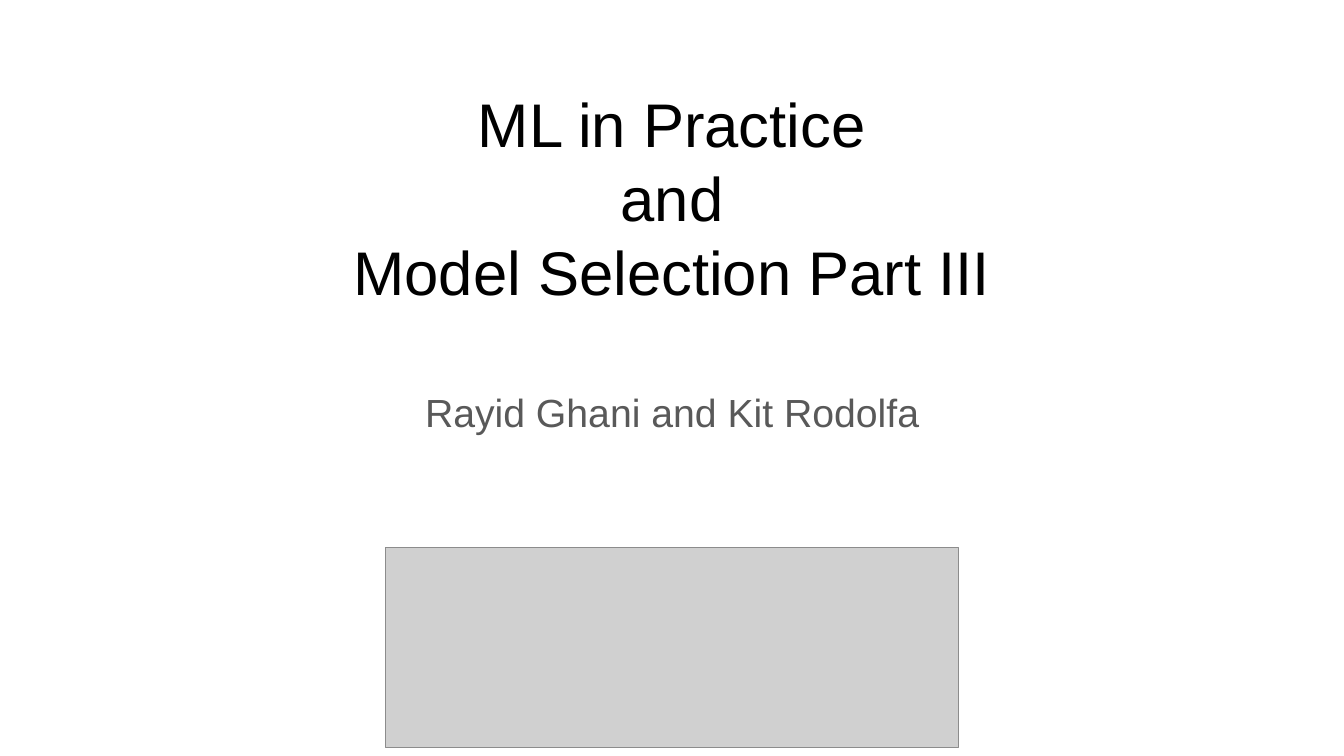
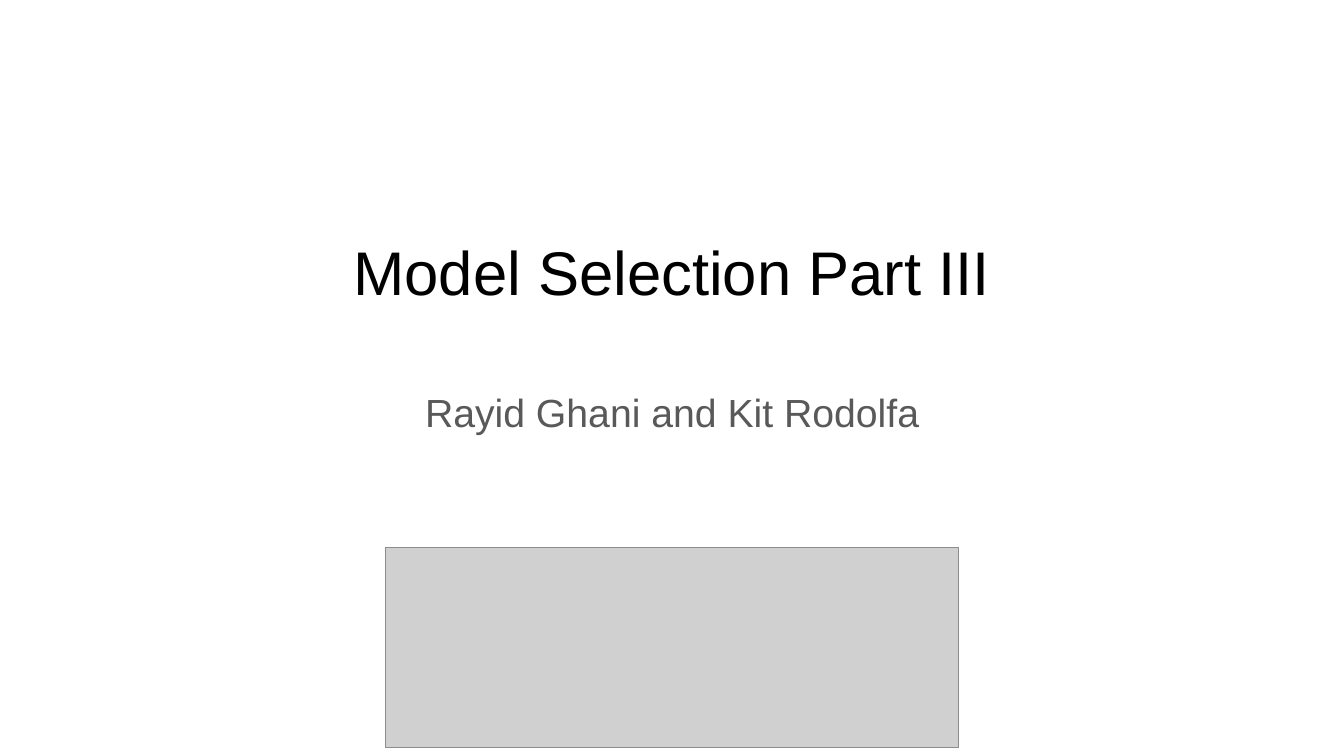
Before and after one commit to dssg/mlforpublicpolicylab, a slide deck: slide 1 of Lectures/15-ml-in-practice-and-model-selection-part-3.pptx. Drawn at 1344x756 pixels with LibreOffice and Linux fonts; fonts in the diff are those of the drawing; grey boxes stand for pictures. Boxes give left, top, right and bottom in pixels: in the first picture for what was removed or moved away, otherwise in the second. Text is boxed around its words. In the diff, an @@ line names an element or a change of style, - is before the commit and + after.

```diff
--- a/Lectures/15-ml-in-practice-and-model-selection-part-3.pptx
+++ b/Lectures/15-ml-in-practice-and-model-selection-part-3.pptx
@@ text at (478, 102, 865, 222): paragraphs removed @@
-ML in Practice
-and
```
Also in this commit, not shown: 4 other slides changed, 7 slides added, 9 slides removed.
